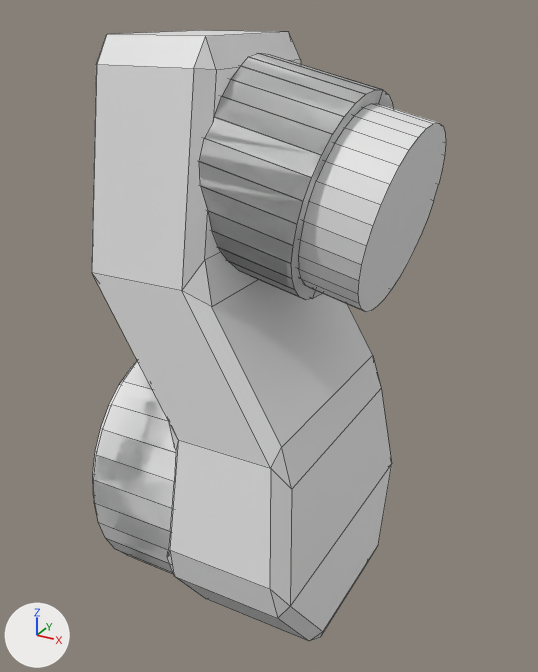
Renders of the Blender file sling/hvac/panel_vent_adapter.blend from each side of a commit.
Rendered twice from a 50 mm lens placed at (104.5, -186.3, 103.1), pointed at (1.8, 0.3, 9.9). Every picture has the same lights, and +X, +Y and +Z are marked at lower left. Mesh edges are drawn as thin lines.
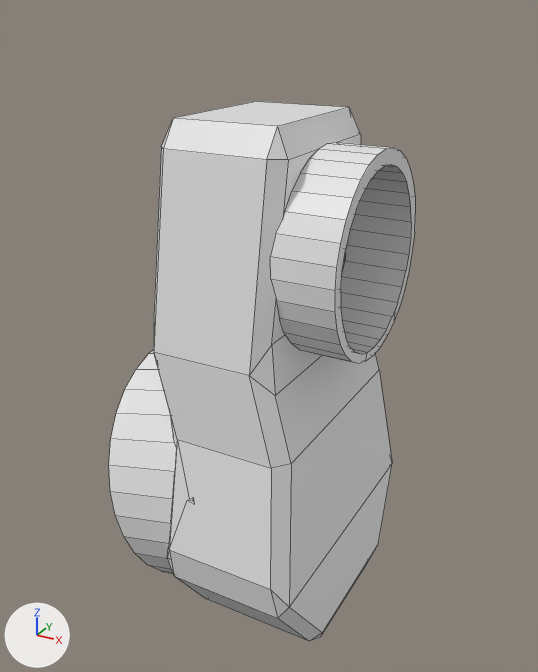
Where the change shows, as pixel boxes [x1, y1, x2, y2] in the pictures (538 x 672 px; the box of a moved part takes in the faces that stretch with it):
'Cube', reshaped, mesh rescaled (12% shorter)
    before: [92, 30, 393, 641]
    after: [109, 101, 415, 641]
'Cylinder.001', hidden
    before: [298, 103, 446, 312]
'Cylinder.003', hidden
    before: [199, 54, 393, 299]
'Cylinder.002', hidden
    before: [94, 361, 175, 574]
'Cylinder', hidden
    before: [93, 361, 137, 496]
part 1 of me_cube, moved or reshaped
    before: [92, 30, 373, 468]
    after: [154, 101, 379, 468]
part 2 of me_cylinder_003, moved or reshaped
    before: [199, 53, 393, 300]
    after: [270, 143, 415, 364]

The edits, one by one:
me_cube has 20 vertices, 18 faces and spans x -1.09..1.0, y -1.15..1.15, z -1.29..1.1.
me_cube is used by ob_cube; location (0.0, 0.0, 0.0); scale (35.0, 40.0, -75.0).
Before the commit, vertices of me_cube: 1 (0.0, 0.65, -1.29), 3 (0.0, -0.65, -1.29), 5 (-1.09, 0.65, -1.29), 7 (-1.09, -0.65, -1.29), 12 (0.0, 0.92, -0.48).
Before the commit, vertices of me_cube: 13 (0.0, -0.92, -0.48), 14 (-1.09, 0.92, -0.48), 15 (-1.09, -0.92, -0.48).
Part 1, on me_cube:
Vertices 1, 3, 5, 7, 12 to 15 of me_cube move by (0.57, 0.0, 0.27).
me_cylinder_003 has 64 vertices, 34 faces and spans x -1.0..1.0, y -1.0..1.0, z -1.0..1.0.
me_cylinder_003 is used by ob_cylinder_003; location (4.9, 0.0, 60.5); rotation (0.0, 1.798, 0.0), in degrees (0, 103, 0); scale (29.5, 29.5, 21.6).
me_cylinder_003 part 2: the whole mesh is scaled about its middle by (1, 1, 0.768), then moved by (0.0, 0.0, -0.23).
me_cube_004 has 20 vertices, 18 faces and spans x -1.03..1.0, y -1.17..1.17, z -1.39..1.15.
me_cube_004 is used by ob_cube_002; location (-0.0139, -0.0309, 0.000449); scale (32.0, 36.6, -68.5).
Before the commit, vertices of me_cube_004: 1 (-0.06, 0.54, -1.39), 3 (-0.06, -0.54, -1.39), 5 (-1.03, 0.54, -1.39), 7 (-1.03, -0.54, -1.39), 12 (-0.06, 0.92, -0.48).
Before the commit, vertices of me_cube_004: 13 (-0.06, -0.92, -0.48), 14 (-1.03, 0.92, -0.48), 15 (-1.03, -0.92, -0.48).
Part 3, on me_cube_004:
Vertices 1, 3, 5, 7, 12 to 15 of me_cube_004 move by (0.57, 0.0, 0.34).
Object 'Cylinder' (ob_cylinder) moves from (-22.0, 0.0, -40.0) to (-14.2, 0.0, -38.2).
Object 'Cylinder' (ob_cylinder) turns from (0, 90, 0) to (0, 77, 0) degrees about x, y and z.
Object 'Cylinder' (ob_cylinder) is rescaled from (38.5, 38.5, 19.3) to (39.0, 39.0, 19.3).
Object 'Cylinder' (ob_cylinder) is now hidden.
Object 'Cylinder.001' (ob_cylinder_001) moves from (8.8, 0.0, 59.6) to (28.8, 0.0, 39.6).
Object 'Cylinder.001' (ob_cylinder_001) turns from (0, 103, 0) to (0, 90, 0) degrees about x, y and z.
Object 'Cylinder.001' (ob_cylinder_001) is now hidden.
Object 'Cylinder.002' (ob_cylinder_002) moves from (-22.0, 0.0, -40.0) to (-14.2, 0.0, -38.2).
Object 'Cylinder.002' (ob_cylinder_002) turns from (0, 90, 0) to (0, 77, 0) degrees about x, y and z.
Object 'Cylinder.002' (ob_cylinder_002) is now hidden.
Object 'Cylinder.003' (ob_cylinder_003) moves from (4.9, 0.0, 60.5) to (24.9, 0.0, 40.5).
Object 'Cylinder.003' (ob_cylinder_003) turns from (0, 103, 0) to (0, 90, 0) degrees about x, y and z.
Object 'Cylinder.003' (ob_cylinder_003) is now hidden.
